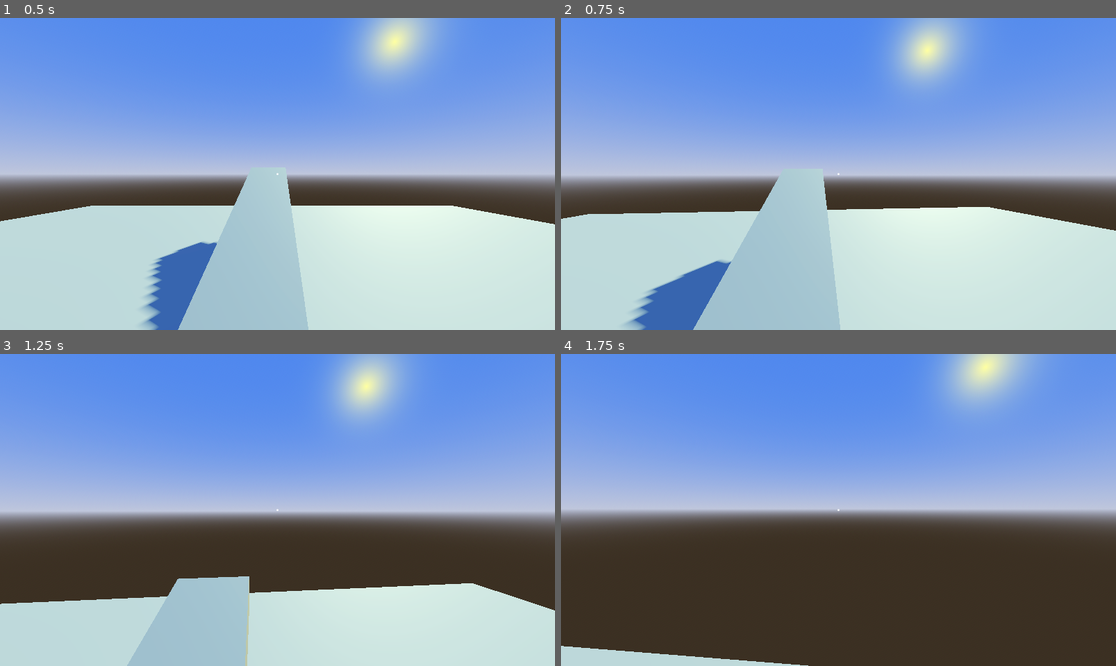
Above: before the commit, frames 1-4 (two rows, left to right).
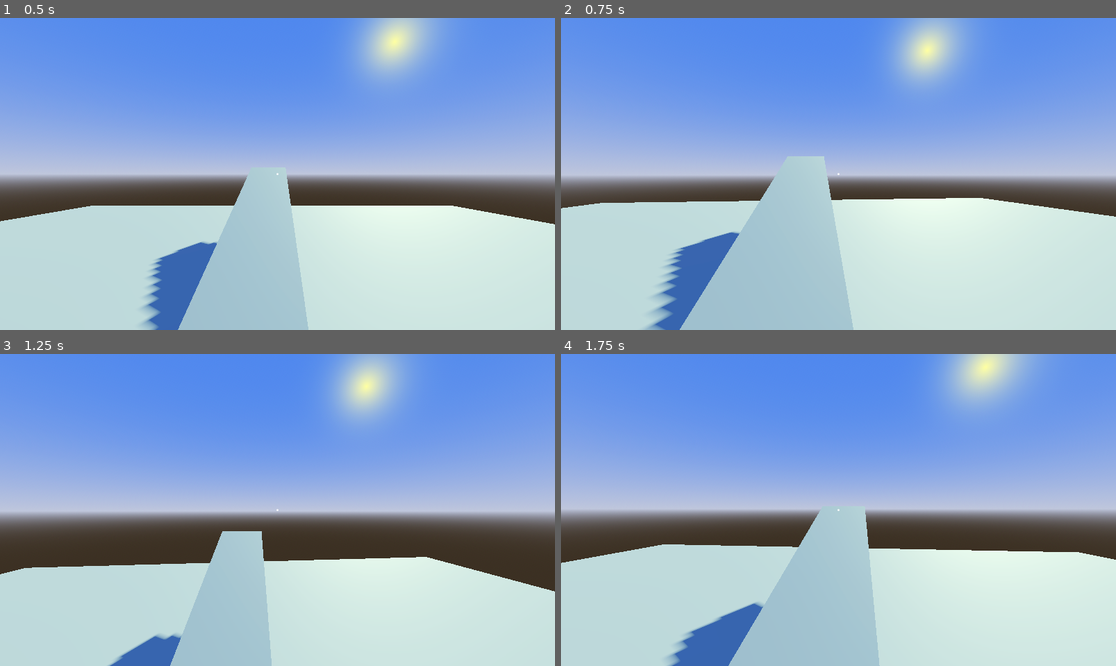
Above: after the commit, the same moments.

Repository: GabeeTheFinch/The-Airport
Game: Godot game, scene res://Maps/map_player_testing.tscn
Two runs of this game, one before a commit and one after it. Both use one fixed random seed, a clock stepped at 60 frames per second and the inputs below.
Inputs (mouse positions are in pixels of both pictures, inside the frame that each line leads up to):
- Up to frame 1 (0.5 s): no input
- Up to frame 2 (0.75 s): tap Enter at 0.5 s; move the mouse to (866, 174) at 0.52 s; hold W (Move_Forward) from 0.53 s (still down); hold Ctrl (Action_Crouch, bound only after the commit) from 0.53 s (still down)
- Up to frame 3 (1.25 s): keep holding W (Move_Forward); keep holding Ctrl (Action_Crouch, bound only after the commit); tap Space (Move_Jump) at 0.77 s; tap Shift (Action_Sprint, bound only after the commit) at 0.8 s
- Up to frame 4 (1.75 s): keep holding W (Move_Forward); move the mouse to (810, 510) at 1.27 s; release Ctrl (Action_Crouch, bound only after the commit) at 1.28 s; tap Shift (Action_Sprint, bound only after the commit) at 1.35 s; tap Space (Move_Jump) at 1.52 s; tap Ctrl (Action_Crouch, bound only after the commit) at 1.55 s

Frame 1 is identical in both runs. In frame 2, 6.2% of the frame differs, in the area x 0-100%, y 44-100%; in frame 3, 12%; in frame 4, 38%, in the area x 0-100%, y 49-100%.

Commit message:
Added basic Crouch and Sprint system
The player can now Crouch
If something is above the player while crouched, he will stay crouched
Both Sprint and Crouch can be disabled

Diff:
--- a/Player/player.gd
+++ b/Player/player.gd
@@ -1,16 +1,27 @@
 extends CharacterBody3D
 
-@export var SPEED: float = 5.0
+@export var BASE_SPEED: float = 3.0
+@export var SPRINT_SPEED: float = 6
+@export var CROUCH_SPEED: float = 1
 @export var JUMP_VELOCITY: float = 4.5
 @export var Sensitivity: float = 0.1
 @export var Acceleration: float = 10.0
 
-# Get the gravity from the project settings to be synced with RigidDynamicBody nodes.
-var gravity: float = ProjectSettings.get_setting("physics/3d/default_gravity")
+@export var sprint_enabled: bool = true
+@export var crouch_enabled: bool = true
 
 @onready var neck := $Neck
 @onready var Camera := $Neck/Camera3D
+@onready var Body := $CollisionShape3D/MeshInstance3D
+@onready var Collision := $CollisionShape3D
 @onready var world: SceneTree = get_tree()
+
+# Get the gravity from the project settings to be synced with RigidDynamicBody nodes.
+var gravity: float = ProjectSettings.get_setting("physics/3d/default_gravity")
+var state: String = "Normal" #Normal, Sprinting, Crouching
+var Normal_Player_Y_Scale: float = 1.0
+var Crouch_Player_Y_Scale: float = 0.6
+var SPEED: float = BASE_SPEED
 
 func _ready() -> void:
 	Input.set_mouse_mode(Input.MOUSE_MODE_CAPTURED)
@@ -19,6 +30,31 @@
 func _input(event: InputEvent) -> void:
 	if event is InputEventMouseMotion:
 		handle_mouse_movement(event)
+
+
+func apply_crouch_transform(delta: float) -> void:
+	#Body.scale.y = lerp(Body.scale.y, Crouch_Player_Y_Scale, 10 * delta)
+	Collision.scale.y = lerp(Collision.scale.y, Crouch_Player_Y_Scale, 10 * delta)
+
+func reset_transforms(delta: float) -> void:
+	#Body.scale.y = lerp(Body.scale.y, Normal_Player_Y_Scale, 10 * delta)
+	Collision.scale.y = lerp(Collision.scale.y, Normal_Player_Y_Scale, 10 * delta)
+
+func _process(delta: float) -> void:
+	if Input.is_action_pressed("Action_Sprint") and !Input.is_action_pressed("Action_Crouch") and sprint_enabled:
+		if !$Roof_Detector.is_colliding():
+			state = "Sprinting"
+			SPEED = SPRINT_SPEED
+	elif  Input.is_action_pressed("Action_Crouch") and !Input.is_action_pressed("Action_Sprint") and crouch_enabled:
+		state = "Crouching"
+		SPEED = CROUCH_SPEED
+		apply_crouch_transform(delta)
+	else:
+		if !$Roof_Detector.is_colliding():
+			state = "Normal"
+			SPEED = BASE_SPEED
+			reset_transforms(delta)
+
 
 func _physics_process(delta: float):
 	#Add the gravity.
--- a/Player/player.tscn
+++ b/Player/player.tscn
@@ -28,3 +28,6 @@
 
 [node name="Crosshair" type="Sprite2D" parent="HUD"]
 texture = ExtResource("2_k010m")
+
+[node name="Roof_Detector" type="RayCast3D" parent="."]
+transform = Transform3D(1, 0, 0, 0, -1, -8.9407e-08, 0, 8.9407e-08, -1, 0, 0, 0)
--- a/project.godot
+++ b/project.godot
@@ -56,3 +56,14 @@
 "events": [Object(InputEventKey,"resource_local_to_scene":false,"resource_name":"","device":-1,"window_id":0,"alt_press …(182 unchanged characters)…
 ]
 }
+Action_Crouch={
+"deadzone": 0.5,
+"events": [Object(InputEventKey,"resource_local_to_scene":false,"resource_name":"","device":-1,"window_id":0,"alt_pressed":false,"shift_pressed":false,"ctrl_pressed":false,"meta_pressed":false,"pressed":false,"keycode":0,"physical_keycode":4194326,"key_label":0,"unicode":0,"echo":false,"script":null)
+, Object(InputEventKey,"resource_local_to_scene":false,"resource_name":"","device":-1,"window_id":0,"alt_pressed":false,"shift_pressed":false,"ctrl_pressed":false,"meta_pressed":false,"pressed":false,"keycode":0,"physical_keycode":67,"key_label":0,"unicode":99,"echo":false,"script":null)
+]
+}
+Action_Sprint={
+"deadzone": 0.5,
+"events": [Object(InputEventKey,"resource_local_to_scene":false,"resource_name":"","device":-1,"window_id":0,"alt_pressed":false,"shift_pressed":false,"ctrl_pressed":false,"meta_pressed":false,"pressed":false,"keycode":0,"physical_keycode":4194325,"key_label":0,"unicode":0,"echo":false,"script":null)
+]
+}
